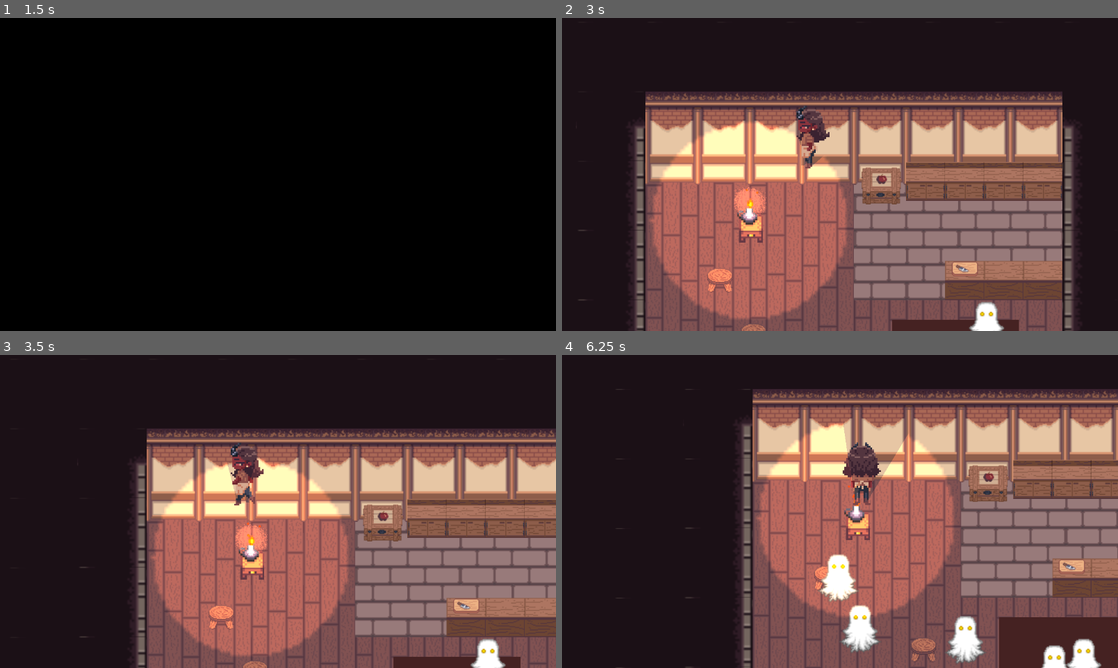
Above: before the commit, frames 1-4 (two rows, left to right).
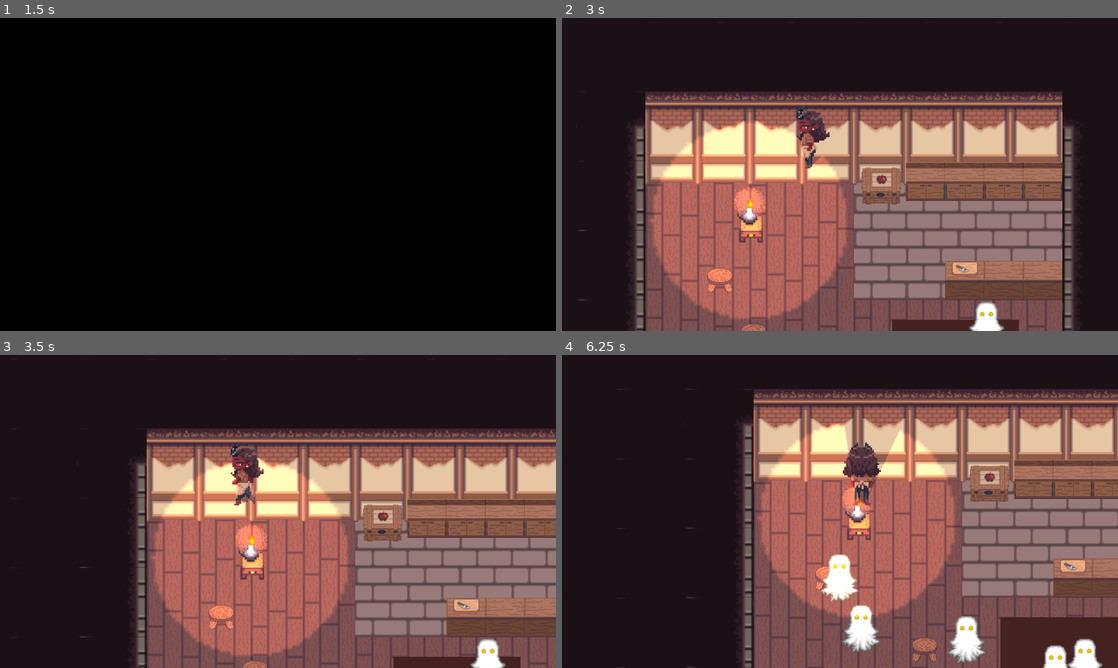
Above: after the commit, the same moments.

Repository: ikylios/GPC2022
Game: Godot game, scene res://scenes/ui/MainMenu.tscn
Same seed, same stepped clock (60 frames per second), same inputs: the game is played once before the commit and once after it.
Inputs:
- Up to frame 1 (1.5 s): click "START" at 0.5 s; tap Enter (ui_accept) at 1.25 s; hold W (move_up) from 1.28 s (still down); tap E (interact) at 1.35 s
- Up to frame 2 (3 s): tap Enter (ui_accept) at 1.52, 2.27 s; tap C (toss) at 2.1 s; release W (move_up) at 2.78 s; hold A (move_left) from 2.78 s (still down); tap E (interact) at 2.85 s
- Up to frame 3 (3.5 s): keep holding A (move_left)
- Up to frame 4 (6.25 s): tap C (toss) at 3.6, 5.1 s; tap Enter (ui_accept) at 3.77, 4.52, 5.27 s; release A (move_left) at 4.28 s; hold S (move_down) 4.28-5.03 s; tap E (interact) at 4.35, 5.85 s; hold D (move_right) 5.03-5.78 s; hold W (move_up) from 5.78 s (still down)

Frame 1 is identical in both runs. In frame 2, less than 0.1% of the frame differs, in the area x 42-47%, y 39-48%; in frame 3, 0.2%; in frame 4, 7.6%, in the area x 32-100%, y 11-100%.

Commit message:
carry sprite sheet implemented and code refactored

Diff:
--- a/src/scenes/characters/Player.gd
+++ b/src/scenes/characters/Player.gd
@@ -12,29 +12,36 @@
 	var y_input = Input.get_action_strength("move_down") - Input.get_action_strength("move_up")
 
 	move_and_slide(Vector2(x_input, y_input)*speed)
+	var direction = input_to_direction(x_input, y_input)
+	$AnimatedSprite.play(direction)
 
+func input_to_direction(x, y):
+	var result = ""
+	if carried_item:
+		result = "carry_"
 
-	if x_input != 0 || y_input != 0:
+	if x != 0 || y != 0:
+		if x != 0:
+			if y > 0:
+				result += "down"
+			elif y < 0:
+				result += "up"
+			else:
+				if x < 0:
+					result += "left"
+				else:
+					result += "right"
 
-		if x_input != 0:
-			if y_input > 0:
-				$AnimatedSprite.play("down")
-			elif y_input < 0:
-				$AnimatedSprite.play("up")
+		elif y != 0:
+			if y > 0:
+				result += "down"
 			else:
-				if x_input < 0:
-					$AnimatedSprite.play("left")
-				else:
-					$AnimatedSprite.play("right")
+				result += "up"
+	else:
+		result += "idle"
 
-		elif y_input != 0:
-			if y_input > 0:
-				$AnimatedSprite.play("down")
-			else:
-				$AnimatedSprite.play("up")
+	return result
 
-	else:
-		$AnimatedSprite.play("idle")
 
 
 # ------------------- Item functionalities ----------------------
--- a/src/scenes/characters/Player.tscn
+++ b/src/scenes/characters/Player.tscn
@@ -1,6 +1,7 @@
-[gd_scene load_steps=23 format=2]
+[gd_scene load_steps=41 format=2]
 
 [ext_resource path="res://scenes/characters/Player.gd" type="Script" id=1]
+[ext_resource path="res://assets/characters/player sprites/player_carry.png" type="Texture" id=2]
 [ext_resource path="res://assets/characters/player sprites/player_walk.png" type="Texture" id=4]
 
 [sub_resource type="AtlasTexture" id=39]
@@ -86,6 +87,91 @@
 [sub_resource type="AtlasTexture" id=51]
 flags = 4
 atlas = ExtResource( 4 )
+region = Rect2( 333, 0, 111, 155 )
+
+[sub_resource type="AtlasTexture" id=68]
+flags = 4
+atlas = ExtResource( 2 )
+region = Rect2( 0, 0, 111, 155 )
+
+[sub_resource type="AtlasTexture" id=52]
+flags = 4
+atlas = ExtResource( 2 )
+region = Rect2( 0, 155, 111, 155 )
+
+[sub_resource type="AtlasTexture" id=53]
+flags = 4
+atlas = ExtResource( 2 )
+region = Rect2( 111, 155, 111, 155 )
+
+[sub_resource type="AtlasTexture" id=54]
+flags = 4
+atlas = ExtResource( 2 )
+region = Rect2( 222, 155, 111, 155 )
+
+[sub_resource type="AtlasTexture" id=55]
+flags = 4
+atlas = ExtResource( 2 )
+region = Rect2( 333, 155, 111, 155 )
+
+[sub_resource type="AtlasTexture" id=56]
+flags = 4
+atlas = ExtResource( 2 )
+region = Rect2( 0, 310, 111, 155 )
+
+[sub_resource type="AtlasTexture" id=57]
+flags = 4
+atlas = ExtResource( 2 )
+region = Rect2( 111, 310, 111, 155 )
+
+[sub_resource type="AtlasTexture" id=58]
+flags = 4
+atlas = ExtResource( 2 )
+region = Rect2( 222, 310, 111, 155 )
+
+[sub_resource type="AtlasTexture" id=59]
+flags = 4
+atlas = ExtResource( 2 )
+region = Rect2( 333, 310, 111, 155 )
+
+[sub_resource type="AtlasTexture" id=64]
+flags = 4
+atlas = ExtResource( 2 )
+region = Rect2( 0, 465, 111, 155 )
+
+[sub_resource type="AtlasTexture" id=65]
+flags = 4
+atlas = ExtResource( 2 )
+region = Rect2( 111, 465, 111, 155 )
+
+[sub_resource type="AtlasTexture" id=66]
+flags = 4
+atlas = ExtResource( 2 )
+region = Rect2( 222, 465, 111, 155 )
+
+[sub_resource type="AtlasTexture" id=67]
+flags = 4
+atlas = ExtResource( 2 )
+region = Rect2( 333, 465, 111, 155 )
+
+[sub_resource type="AtlasTexture" id=60]
+flags = 4
+atlas = ExtResource( 2 )
+region = Rect2( 0, 0, 111, 155 )
+
+[sub_resource type="AtlasTexture" id=61]
+flags = 4
+atlas = ExtResource( 2 )
+region = Rect2( 111, 0, 111, 155 )
+
+[sub_resource type="AtlasTexture" id=62]
+flags = 4
+atlas = ExtResource( 2 )
+region = Rect2( 222, 0, 111, 155 )
+
+[sub_resource type="AtlasTexture" id=63]
+flags = 4
+atlas = ExtResource( 2 )
 region = Rect2( 333, 0, 111, 155 )
 
 [sub_resource type="SpriteFrames" id=14]
@@ -114,12 +200,37 @@
 "loop": true,
 "name": "down",
 "speed": 5.0
+}, {
+"frames": [ SubResource( 68 ) ],
+"loop": true,
+"name": "carry_idle",
+"speed": 5.0
+}, {
+"frames": [ SubResource( 52 ), SubResource( 53 ), SubResource( 54 ), SubResource( 55 ) ],
+"loop": true,
+"name": "carry_up",
+"speed": 5.0
+}, {
+"frames": [ SubResource( 56 ), SubResource( 57 ), SubResource( 58 ), SubResource( 59 ) ],
+"loop": true,
+"name": "carry_left",
+"speed": 5.0
+}, {
+"frames": [ SubResource( 64 ), SubResource( 65 ), SubResource( 66 ), SubResource( 67 ) ],
+"loop": true,
+"name": "carry_right",
+"speed": 5.0
+}, {
+"frames": [ SubResource( 60 ), SubResource( 61 ), SubResource( 62 ), SubResource( 63 ) ],
+"loop": true,
+"name": "carry_down",
+"speed": 5.0
 } ]
 
 [sub_resource type="CircleShape2D" id=34]
 
 [sub_resource type="OccluderPolygon2D" id=33]
-polygon = PoolVector2Array( -12, -7, -7, 8, -7, 26, -4, 26, -4, 18, 1, 18, 1, 26, 4, 26, 4, 18, 4, 9, 9, -7, 4, -25, -6, -25 )
+polygon = PoolVector2Array( -11, -7, -7, 9, -2, 26, 3, 26, 8, 9, 12, -7, 7, -25, -6, -25 )
 
 [node name="Player" type="KinematicBody2D"]
 script = ExtResource( 1 )
@@ -127,10 +238,9 @@
 [node name="AnimatedSprite" type="AnimatedSprite" parent="."]
 scale = Vector2( 0.4, 0.4 )
 frames = SubResource( 14 )
-animation = "down"
+animation = "carry_idle"
 
 [node name="CollisionShape2D" type="CollisionShape2D" parent="."]
-position = Vector2( -1, 0 )
 shape = SubResource( 34 )
 
 [node name="LightOccluder2D" type="LightOccluder2D" parent="."]
Binary file removed: src/assets/characters/player sprites/player.png
Binary file removed: src/assets/characters/player sprites/player_alt.png
Binary file added: src/assets/characters/player sprites/player_carry.png
Not shown, added: src/assets/characters/player sprites/player_carry.png.import
Binary file removed: src/assets/characters/player sprites/player_idle.png
Binary file changed: src/assets/characters/player sprites/player_walk.png
